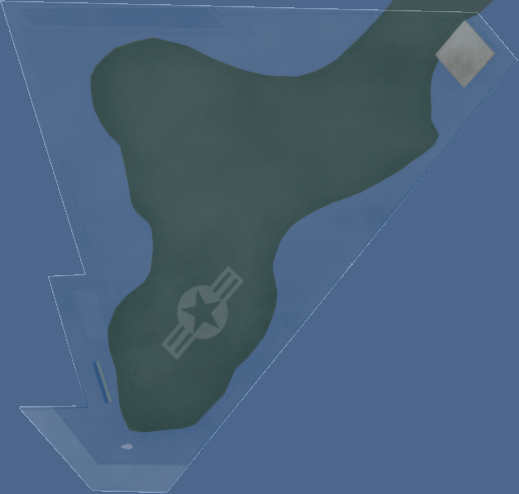
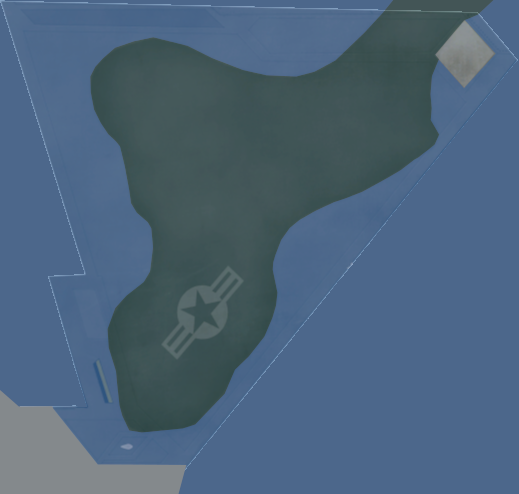
Layer changes from the first 519 × 494 image to the second:
painted on "wing.png" over [0, 390, 187, 494]
